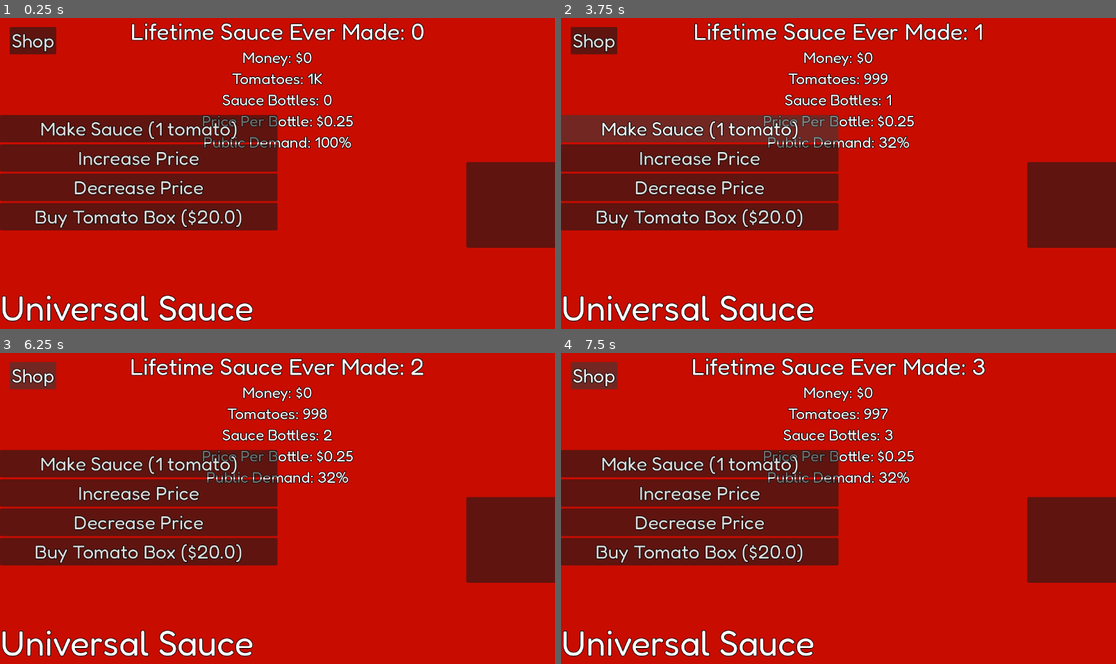
Above: before the commit, frames 1-4 (two rows, left to right).
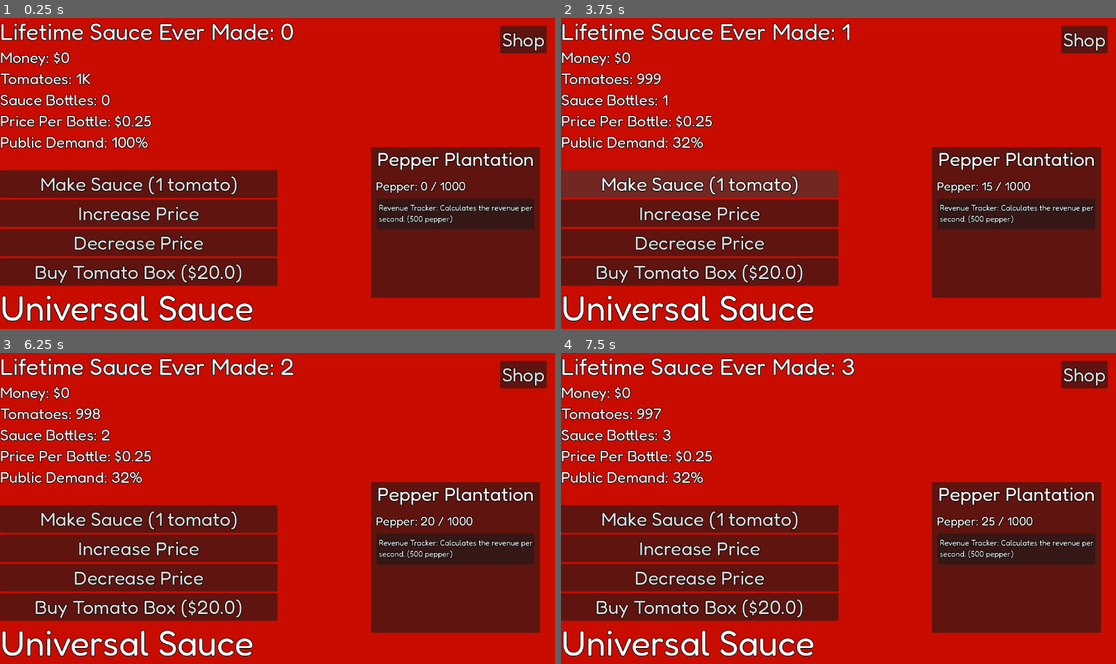
Above: after the commit, the same moments.

Repository: Overlord1304/UniversalSauce
Game: Godot game, scene res://scenes/main.tscn
The game is run twice, just before and just after one commit, with the same random seed, the same clock (stepped at 60 frames per second) and the same inputs.
Inputs (mouse positions are in pixels of both pictures, inside the frame that each line leads up to):
- Up to frame 1 (0.25 s): no input
- Up to frame 2 (3.75 s): click "Increase Price" at 0.5 s; click "Decrease Price" at 1.25 s; click "Buy Tomato Box ($20.0)" at 2 s; click (1016, 213) at 2.75 s, where only the run after the commit has a clickable "Revenue Tracker: Calculates t…"; click "Make Sauce (1 tomato)" at 3.5 s
- Up to frame 3 (6.25 s): click "Shop" at 4.25 s; click "Back" at 5 s; tap Enter at 5.75 s; hold Right from 5.78 s (still down); tap Alt at 5.85 s
- Up to frame 4 (7.5 s): tap Space at 6.5 s; release Right at 6.53 s; hold Down 6.53-7.28 s; tap Shift at 6.6 s; hold Right from 7.28 s (still down); tap Alt at 7.35 s

The runs differ from the first frame. In frame 1, 41% of the frame differs, in the area x 0-100%, y 1-90%; in frame 2, 41%; in frame 3, 41%; in frame 4, 41%.

Commit message:
added new currency called pepper

Diff:
--- a/scenes/main.tscn
+++ b/scenes/main.tscn
@@ -11,6 +11,8 @@
 
 [sub_resource type="StyleBoxFlat" id="StyleBoxFlat_0wfyh"]
 bg_color = Color(0.78431374, 0.047058824, 0, 1)
+
+[sub_resource type="StyleBoxEmpty" id="StyleBoxEmpty_tbgi4"]
 
 [node name="Main" type="Control" unique_id=1962165658]
 layout_mode = 3
@@ -21,63 +23,71 @@
 grow_vertical = 2
 script = ExtResource("1_0wfyh")
 
-[node name="VBoxContainer" type="VBoxContainer" parent="." unique_id=485860274]
-layout_mode = 1
-anchors_preset = 15
-anchor_right = 1.0
-anchor_bottom = 1.0
-grow_horizontal = 2
-grow_vertical = 2
+[node name="Revenue" type="Label" parent="." unique_id=2017672241]
+layout_mode = 0
+offset_left = 609.0
+offset_top = 54.0
+offset_right = 795.0
+offset_bottom = 94.0
+theme_override_constants/outline_size = 5
+theme_override_fonts/font = ExtResource("2_sugp2")
+theme_override_font_sizes/font_size = 32
+
+[node name="VBoxContainer" type="VBoxContainer" parent="." unique_id=1231166793]
+layout_direction = 2
+layout_mode = 0
+offset_right = 1151.0
+offset_bottom = 323.0
 
 [node name="LifetimeSauce" type="Label" parent="VBoxContainer" unique_id=1992454643]
 layout_mode = 2
 theme_override_constants/outline_size = 5
 theme_override_fonts/font = ExtResource("2_sugp2")
 theme_override_font_sizes/font_size = 48
-horizontal_alignment = 1
+text = "l"
 
 [node name="Money" type="Label" parent="VBoxContainer" unique_id=1648482235]
 layout_mode = 2
 theme_override_constants/outline_size = 5
 theme_override_fonts/font = ExtResource("2_sugp2")
 theme_override_font_sizes/font_size = 32
-horizontal_alignment = 1
+text = "m"
 
 [node name="Tomatoes" type="Label" parent="VBoxContainer" unique_id=1909941881]
 layout_mode = 2
 theme_override_constants/outline_size = 5
 theme_override_fonts/font = ExtResource("2_sugp2")
 theme_override_font_sizes/font_size = 32
-horizontal_alignment = 1
+text = "t"
 
 [node name="SauceInventory" type="Label" parent="VBoxContainer" unique_id=1616404618]
 layout_mode = 2
 theme_override_constants/outline_size = 5
 theme_override_fonts/font = ExtResource("2_sugp2")
 theme_override_font_sizes/font_size = 32
-horizontal_alignment = 1
 
 [node name="Price" type="Label" parent="VBoxContainer" unique_id=1832222957]
 layout_mode = 2
 theme_override_constants/outline_size = 5
 theme_override_fonts/font = ExtResource("2_sugp2")
 theme_override_font_sizes/font_size = 32
-horizontal_alignment = 1
+text = "f"
 
 [node name="Demand" type="Label" parent="VBoxContainer" unique_id=307652718]
 layout_mode = 2
 theme_override_constants/outline_size = 5
 theme_override_fonts/font = ExtResource("2_sugp2")
 theme_override_font_sizes/font_size = 32
-horizontal_alignment = 1
+text = "d"
 
 [node name="Buttons" type="VBoxContainer" parent="." unique_id=893521122]
 layout_mode = 1
 anchors_preset = 2
 anchor_top = 1.0
 anchor_bottom = 1.0
-offset_top = -445.0
+offset_top = -330.0
 offset_right = 576.0
+offset_bottom = 115.0
 grow_vertical = 0
 
 [node name="MakeSauce" type="Button" parent="Buttons" unique_id=502992789]
@@ -142,10 +152,10 @@
 
 [node name="Shop" type="Button" parent="." unique_id=1545533052]
 layout_mode = 0
-offset_left = 20.0
-offset_top = 20.0
-offset_right = 117.0
-offset_bottom = 77.0
+offset_left = 1038.0
+offset_top = 18.0
+offset_right = 1135.0
+offset_bottom = 75.0
 theme_override_constants/outline_size = 5
 theme_override_fonts/font = ExtResource("2_sugp2")
 theme_override_font_sizes/font_size = 40
@@ -154,12 +164,72 @@
 
 [node name="Passive" type="Timer" parent="." unique_id=1420332790]
 
-[node name="Panel" type="Panel" parent="." unique_id=1774111163]
-layout_mode = 0
-offset_left = 968.0
-offset_top = 301.0
-offset_right = 1156.0
-offset_bottom = 479.0
+[node name="PepperPanel" type="Panel" parent="." unique_id=1774111163]
+layout_mode = 0
+offset_left = 770.0
+offset_top = 270.0
+offset_right = 1121.0
+offset_bottom = 583.0
+
+[node name="Title" type="Label" parent="PepperPanel" unique_id=1276231138]
+layout_mode = 1
+anchors_preset = 5
+anchor_left = 0.5
+anchor_right = 0.5
+offset_left = -102.0
+offset_right = 102.0
+offset_bottom = 31.0
+grow_horizontal = 2
+theme_override_constants/outline_size = 5
+theme_override_fonts/font = ExtResource("2_sugp2")
+theme_override_font_sizes/font_size = 40
+text = "Pepper Plantation"
+vertical_alignment = 2
+
+[node name="Pepper" type="Label" parent="PepperPanel" unique_id=30672658]
+layout_mode = 1
+anchors_preset = 2
+anchor_top = 1.0
+anchor_bottom = 1.0
+offset_left = 10.0
+offset_top = -248.0
+offset_right = 185.0
+offset_bottom = -217.0
+grow_vertical = 0
+theme_override_constants/outline_size = 5
+theme_override_fonts/font = ExtResource("2_sugp2")
+theme_override_font_sizes/font_size = 25
+text = "Pepper: 0/1000"
+vertical_alignment = 2
+
+[node name="plug1" type="Button" parent="PepperPanel" unique_id=416378501]
+layout_mode = 0
+offset_left = 12.0
+offset_top = 107.0
+offset_right = 339.0
+offset_bottom = 171.0
+
+[node name="plug1label" type="Label" parent="PepperPanel/plug1" unique_id=879664910]
+layout_mode = 1
+anchors_preset = 8
+anchor_left = 0.5
+anchor_top = 0.5
+anchor_right = 0.5
+anchor_bottom = 0.5
+offset_left = -160.0
+offset_top = -23.0
+offset_right = 160.0
+offset_bottom = 43.0
+grow_horizontal = 2
+grow_vertical = 2
+theme_override_constants/outline_size = 5
+theme_override_fonts/font = ExtResource("2_sugp2")
+theme_override_styles/focus = SubResource("StyleBoxEmpty_tbgi4")
+text = "Revenue Tracker: Calculates the revenue per
+second. (500 pepper)
+"
+
+[node name="Pepper" type="Timer" parent="." unique_id=998249842]
 
 [connection signal="pressed" from="Buttons/MakeSauce" to="." method="_on_make_sauce_pressed"]
 [connection signal="pressed" from="Buttons/PriceInc" to="." method="_on_price_inc_pressed"]
@@ -167,3 +237,5 @@
 [connection signal="pressed" from="Buttons/BuyTomato" to="." method="_on_buy_tomato_pressed"]
 [connection signal="pressed" from="Shop" to="." method="_on_shop_pressed"]
 [connection signal="timeout" from="Passive" to="." method="_on_passive_timeout"]
+[connection signal="pressed" from="PepperPanel/plug1" to="." method="_on_plug_1_pressed"]
+[connection signal="timeout" from="Pepper" to="." method="_on_pepper_timeout"]
--- a/scripts/global.gd
+++ b/scripts/global.gd
@@ -1,6 +1,11 @@
 extends Node
 var money = 0.0
 var tomatoes = 1000
+var pepper = 0
+var pepper_per_sec = 5
+var pepper_cap = 1000
+var revenue_per_sec = 0.0
+var revenue_enabled = false
 var sauce_inventory = 0
 var lifetime_sauce = 0
 var sauce_price = 0.25
@@ -49,7 +54,11 @@
 		"marketing_lvl": marketing_lvl,
 		"marketing_boost": marketing_boost,
 		"tomato_boost": tomato_boost,
-		"machine_cooldown": machine_cooldown
+		"machine_cooldown": machine_cooldown,
+		"pepper": pepper,
+		"pepper_cap": pepper_cap,
+		"pepper_per_sec": pepper_per_sec,
+		"revenue_enabled": revenue_enabled
 	}
 	var file = FileAccess.open(saves,FileAccess.WRITE)
 	file.store_var(data)
@@ -83,6 +92,11 @@
 			marketing_boost = data.get("marketing_boost",0)
 			tomato_boost = data.get("tomato_boost",0)
 			machine_cooldown = data.get("machine_cooldown",0)
+			pepper = data.get("pepper",0)
+			pepper_per_sec = data.get("pepper_per_sec",5)
+			pepper_cap = data.get("pepper_cap",1000)
+			revenue_enabled = data.get("revenue_enabled",false)
+
 	else:
 		save_data()
 func format_number(n):
--- a/scripts/main.gd
+++ b/scripts/main.gd
@@ -8,11 +8,13 @@
 @onready var lifetime_sauce_label = $VBoxContainer/LifetimeSauce
 @onready var price_label = $VBoxContainer/Price
 @onready var demand_label = $VBoxContainer/Demand
-
+@onready var pepper_label = $PepperPanel/Pepper
+@onready var revenue_label = $Revenue
 func _ready():
 	update_ui()
 	Global.load_data()
 	$Passive.start(Global.machine_cooldown)
+	$Pepper.start()
 
 
 func _process(delta):
@@ -29,8 +31,12 @@
 	lifetime_sauce_label.text = "Lifetime Sauce Ever Made: "+Global.format_number(Global.lifetime_sauce)
 	price_label.text = "Price Per Bottle: $"+Global.format_number(Global.sauce_price)
 	demand_label.text = "Public Demand: " +Global.format_number(int(Global.public_demand*(1+Global.marketing_boost)*100))+"%"
-
-
+	pepper_label.text = "Pepper: "+ str(round(Global.pepper))+" / "+ str(Global.pepper_cap)
+	if Global.revenue_enabled:
+		revenue_label.visible = true
+		revenue_label.text = "Revenue/sec: $" + Global.format_number(Global.revenue_per_sec)
+	else:
+		revenue_label.visible = false
 func make_sauce(check):
 	if Global.tomatoes >= 1:
 		if check == 0:
@@ -49,7 +55,9 @@
 	make_sauce(0)
 
 
-
+func generate_pepper():
+	Global.pepper += Global.pepper_per_sec
+	Global.pepper = min(Global.pepper,Global.pepper_cap)
 func _on_price_inc_pressed() -> void:
 	Global.sauce_price += 0.01
 	recalc_demand()
@@ -58,12 +66,16 @@
 
 func sell_sauce():
 	if Global.sauce_inventory <= 0:
+		Global.revenue_per_sec = 0
 		return
+	var earnings = 0.0
 	for i in range(Global.sauce_inventory):
 		var sell_chance = Global.public_demand * 0.1
 		if randf() < sell_chance:
 			Global.sauce_inventory -= 1
 			Global.money += Global.sauce_price
+			earnings += Global.sauce_price
+	Global.revenue_per_sec = earnings
 	Global.save_data()
 func _on_price_dec_pressed() -> void:
 	if Global.sauce_price > 0.01:
@@ -80,10 +92,22 @@
 		update_ui()
 		Global.save_data()
 
-
 func _on_shop_pressed() -> void:
 	get_tree().change_scene_to_file("res://scenes/shop.tscn")
 
 
 func _on_passive_timeout() -> void:
 	make_sauce(1)
+
+
+
+func _on_pepper_timeout() -> void:
+	generate_pepper()
+
+
+func _on_plug_1_pressed() -> void:
+	if Global.pepper >= 500:
+		Global.pepper -= 500
+		Global.revenue_enabled = true
+		update_ui()
+		Global.save_data()
